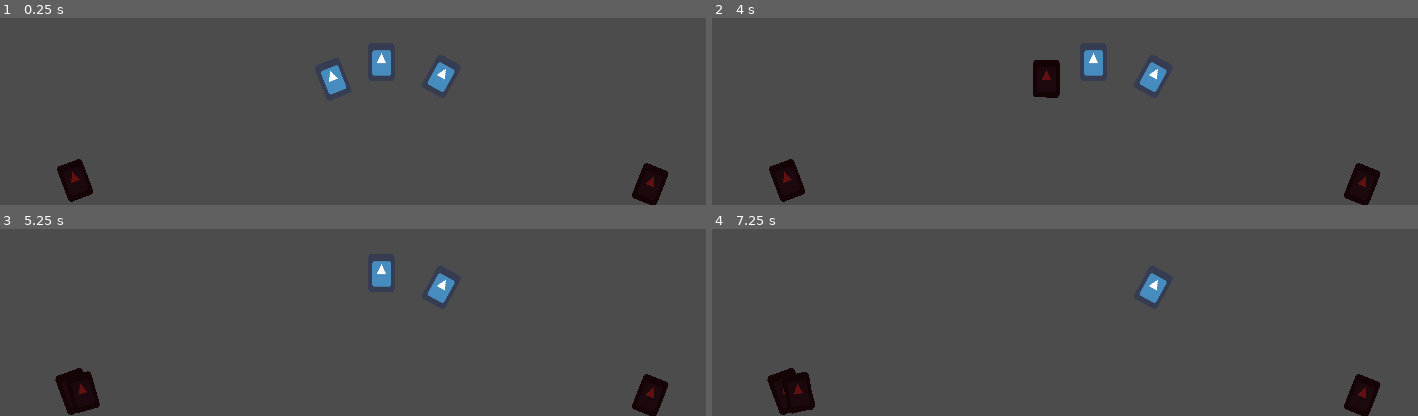
Above: before the commit, frames 1-4 (two rows, left to right).
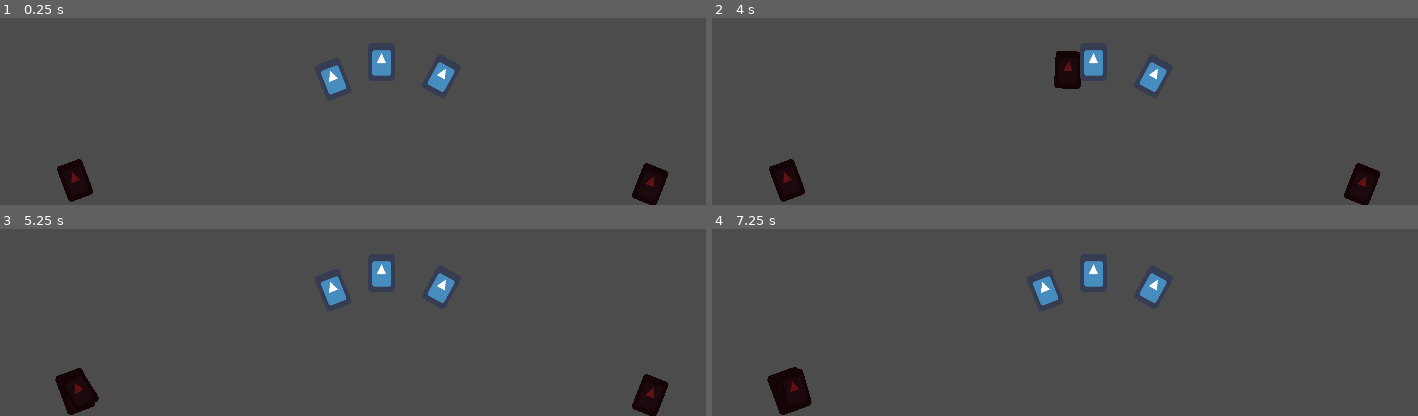
Above: after the commit, the same moments.

Repository: CiaranWoodward/LD52
Game: Godot game, scene res://Level/Level.tscn
The game is run twice, just before and just after one commit, with the same random seed, the same clock (stepped at 60 frames per second) and the same inputs. The engine's default icon, where the game draws it, is replaced by a stand-in: a white triangle on a blue panel in a dark square.
Inputs (mouse positions are in pixels of both pictures, inside the frame that each line leads up to):
- Up to frame 1 (0.25 s): no input
- Up to frame 2 (4 s): tap Enter at 0.5, 2, 3.5 s; move the mouse to (789, 180) at 0.52 s; click (789, 180) at 0.67 s; tap Space at 1.25, 2.75 s; click (789, 180) at 1.42 s; move the mouse to (1361, 184) at 2.02 s; click (1361, 184) at 2.17 s; click (1361, 184) at 2.92 s; move the mouse to (1043, 79) at 3.52 s; click (1043, 79) at 3.67 s
- Up to frame 3 (5.25 s): move the mouse to (77, 389) at 4.27 s; click (77, 389) at 4.42 s; move the mouse to (84, 391) at 5.02 s; click (84, 391) at 5.17 s
- Up to frame 4 (7.25 s): move the mouse to (1093, 273) at 5.77 s; click (1093, 273) at 5.92 s; move the mouse to (796, 389) at 6.52 s; click (796, 389) at 6.67 s

The runs differ from the first frame. In frame 2, 1.3% of the frame differs, in the area x 45-53%, y 17-43%; in frame 3, 0.5%; in frame 4, 1.7%, in the area x 10-95%, y 17-100%.

Commit message:
Add hand and discard pile, and create the card cycling mechanic

Diff:
--- a/Cards/Card.gd
+++ b/Cards/Card.gd
@@ -11,7 +11,8 @@
 
 export(Global.TransitionType) var reseatTrans = Global.TransitionType.BACK
 export(Global.EaseType) var reseatEase = Global.EaseType.IN
-export var reseatTime = 0.4
+export var reseatTimeLow = 0.4
+export var reseatTimeHigh = 0.6
 
 onready var growTween = Tween.new()
 onready var reseatTween = Tween.new()
@@ -21,6 +22,7 @@
 var reseat_target = null
 var reseat_offset = Vector2.ZERO
 var reseat_rotationoffset = 0
+var reseat_callback = null
 export var is_active = true setget set_active
 var mousehover_ignore = false setget set_mousehover_ignore
 
@@ -50,29 +52,43 @@
 		growTween.interpolate_property($Scaler, "scale", $Scaler.scale, Vector2.ONE, growTime, growTrans, growEase)
 		growTween.start()
 
-func reseat_to(target, delay=0.0, offset=Vector2.ZERO, rotationoffset=0.0):
+func instant_transfer(target):
+	if target == get_parent():
+		return
+	var pos = global_position
+	var rot = global_rotation
+	get_parent().remove_child(self)
+	target.add_child(self)
+	global_position = pos
+	global_rotation = rot
+
+func reseat_to(target, delay=0.0, offset=Vector2.ZERO, rotationoffset=0.0, callback=null):
 	reseat_target = target
 	reseat_offset = offset
 	reseat_rotationoffset = rotationoffset
+	reseat_callback = callback
+	var reseatTime = rand_range(reseatTimeLow, reseatTimeHigh)
 	set_mousehover_ignore(true)
 	reseatTween.stop_all()
 	reseatTween.interpolate_property(self, "global_position", global_position, target.global_position + offset, reseatTime, reseatTrans, reseatEase, delay)
 	reseatTween.interpolate_property(self, "global_rotation", global_rotation, target.global_rotation + rotationoffset, reseatTime, reseatTrans, reseatEase, delay)
 	reseatTween.interpolate_callback(self, reseatTime + delay, "_reseat_done")
 	reseatTween.start()
+	return reseatTime + delay
 
 func _reseat_done():
 	set_mousehover_ignore(false)
-	if !is_instance_valid(reseat_target):
+	if is_instance_valid(reseat_target) && reseat_target != get_parent():
+		position = reseat_offset
+		rotation = reseat_rotationoffset
+		get_parent().remove_child(self)
+		reseat_target.add_child(self)
+	if is_instance_valid(reseat_callback):
+		reseat_callback.call_deferred("call_func")
+
+func _on_MouseSelectArea_input_event(_viewport: Node, event: InputEvent, _shape_idx: int) -> void:
+	if !is_active:
 		return
-	if reseat_target == get_parent():
-		return
-	position = reseat_offset
-	rotation = reseat_rotationoffset
-	get_parent().remove_child(self)
-	reseat_target.add_child(self)
-
-func _on_MouseSelectArea_input_event(viewport: Node, event: InputEvent, shape_idx: int) -> void:
 	if event is InputEventMouseButton:
 		if event.button_index == BUTTON_LEFT:
 			if event.pressed:
--- a/UI/DiscardPile.gd
+++ b/UI/DiscardPile.gd
@@ -4,17 +4,20 @@
 export var rand_rotation: float = 0.3
 
 var current_offset: Vector2 = Vector2.ZERO
-var count: int setget ,count
+var count: int setget ,get_count
 
 # Called when the node enters the scene tree for the first time.
 func _ready() -> void:
 	pass # Replace with function body.
 
-func count() -> int:
+func get_count() -> int:
 	return get_child_count()
 
+func cards():
+	return get_children()
+
 func get_next_offset() -> Vector2:
-	return count() * spacing
+	return get_count() * spacing
 
 func get_random_rotation() -> float:
 	return rand_range(-rand_rotation, rand_rotation)
--- /dev/null
+++ b/UI/DrawPile.gd
@@ -0,0 +1,62 @@
+extends Position2D
+
+signal cards_added
+
+export var spacing: Vector2 = Vector2(9,1)
+export var rand_rotation: float = 0.3
+export var rand_add_delay: float = 0.3
+
+var current_offset: Vector2 = Vector2.ZERO
+var count: int setget _noset,get_count
+var adding_cards: bool = false setget _noset
+
+# Called when the node enters the scene tree for the first time.
+func _ready() -> void:
+	pass
+
+# generic setter which just asserts if setting something you shouldn't
+func _noset(_val):
+	assert(false)
+
+func get_count() -> int:
+	if adding_cards:
+		return 0
+	return get_child_count()
+
+func get_next_offset() -> Vector2:
+	return get_count() * spacing
+
+func get_random_rotation() -> float:
+	return rand_range(-rand_rotation, rand_rotation)
+
+func add_shuffled_cards(cards):
+	if adding_cards:
+		return
+	assert(get_count() == 0)
+	cards.shuffle()
+	var curcount = 0
+	var longest_delay = 0.0
+	var longest_reseat = null
+	adding_cards = true
+	for card in cards:
+		var delay = rand_range(0.0, rand_add_delay)
+		var offset = curcount * spacing
+		var rotate_offset = rand_range(-rand_rotation, rand_rotation)
+		var reseat_time
+		curcount += 1
+		reseat_time = card.reseat_to(self, delay, offset, rotate_offset)
+		if reseat_time > longest_delay:
+			longest_delay = reseat_time
+			longest_reseat = card
+	if is_instance_valid(longest_reseat):
+		longest_reseat.reseat_callback = funcref(self, "_cards_added")
+
+func _cards_added():
+	adding_cards = false
+	emit_signal("cards_added")
+
+func get_next_card() -> Card:
+	if get_count() == 0:
+		return null
+	var retcard: Card = get_child(0)
+	return retcard
--- a/UI/HUD.gd
+++ b/UI/HUD.gd
@@ -1,16 +1,55 @@
 extends Node2D
 
 onready var _discard = $DiscardPile
+onready var _draw = $DrawPile
+onready var _hand = $Hand
 
 # Called when the node enters the scene tree for the first time.
 func _ready() -> void:
-	$"HandLoc/1/Card".connect("card_clicked", self, "card_clicked")
-	$"HandLoc/2/Card2".connect("card_clicked", self, "card_clicked")
-	$"HandLoc/3/Card3".connect("card_clicked", self, "card_clicked")
+	randomize()
+	$"Hand/1/Card".connect("card_clicked", self, "card_clicked")
+	$"Hand/2/Card2".connect("card_clicked", self, "card_clicked")
+	$"Hand/3/Card3".connect("card_clicked", self, "card_clicked")
+	$"DiscardPile/Card4".connect("card_clicked", self, "card_clicked")
+	$"DrawPile/Card5".connect("card_clicked", self, "card_clicked")
+	$"DrawPile/Card6".connect("card_clicked", self, "card_clicked")
+	_draw.connect("cards_added", self, "_draw_replaced")
 
 func card_clicked(card):
 	discard(card)
 
 func discard(card: Card):
 	card.is_active = false
-	card.reseat_to(_discard, 0.0, _discard.get_next_offset(), _discard.get_random_rotation())
+	card.reseat_to(_discard, 0.0, _discard.get_next_offset(), _discard.get_random_rotation(), funcref(self, "_card_discarded"))
+
+func _card_discarded():
+	draw_card()
+
+func replace_draw():
+	if _draw.get_count() == 0:
+		_draw.add_shuffled_cards(_discard.cards())
+
+func _draw_replaced():
+	draw_card()
+
+func replace_hand():
+	replace_draw()
+	for slot in _hand.empty_slots():
+		_draw.get_next_card().reseat_to(slot)
+		replace_draw()
+
+func draw_card():
+	if _hand.empty_slot_count() == 0:
+		return
+	if _draw.get_count() == 0:
+		replace_draw()
+		return
+	#Immediately put the card in the hand for tracking, then animate it
+	var handslot = _hand.empty_slots()[0]
+	var card = _draw.get_next_card()
+	card.is_active = true
+	card.instant_transfer(handslot)
+	card.reseat_to(handslot, 0.0, Vector2.ZERO, 0.0, funcref(self, "_card_drawn"))
+
+func _card_drawn():
+	draw_card()
--- a/UI/HUD.tscn
+++ b/UI/HUD.tscn
@@ -1,8 +1,10 @@
-[gd_scene load_steps=4 format=2]
+[gd_scene load_steps=6 format=2]
 
 [ext_resource path="res://Cards/Card.tscn" type="PackedScene" id=1]
 [ext_resource path="res://UI/HUD.gd" type="Script" id=2]
 [ext_resource path="res://UI/DiscardPile.gd" type="Script" id=3]
+[ext_resource path="res://UI/DrawPile.gd" type="Script" id=4]
+[ext_resource path="res://UI/Hand.gd" type="Script" id=5]
 
 [node name="HUD" type="Node2D"]
 script = ExtResource( 2 )
@@ -18,26 +20,31 @@
 [node name="DrawPile" type="Position2D" parent="."]
 position = Vector2( 1666, 1031 )
 rotation = 0.374711
+script = ExtResource( 4 )
 
 [node name="Card5" parent="DrawPile" instance=ExtResource( 1 )]
 is_active = false
 
-[node name="HandLoc" type="Position2D" parent="."]
+[node name="Card6" parent="DrawPile" instance=ExtResource( 1 )]
+is_active = false
+
+[node name="Hand" type="Position2D" parent="."]
 position = Vector2( 1021, 826 )
+script = ExtResource( 5 )
 
-[node name="1" type="Position2D" parent="HandLoc"]
+[node name="1" type="Position2D" parent="Hand"]
 position = Vector2( -116, -48 )
 rotation = -0.376973
 
-[node name="Card" parent="HandLoc/1" instance=ExtResource( 1 )]
+[node name="Card" parent="Hand/1" instance=ExtResource( 1 )]
 
-[node name="2" type="Position2D" parent="HandLoc"]
+[node name="2" type="Position2D" parent="Hand"]
 position = Vector2( 0, -89 )
 
-[node name="Card2" parent="HandLoc/2" instance=ExtResource( 1 )]
+[node name="Card2" parent="Hand/2" instance=ExtResource( 1 )]
 
-[node name="3" type="Position2D" parent="HandLoc"]
+[node name="3" type="Position2D" parent="Hand"]
 position = Vector2( 144, -55 )
 rotation = 0.50306
 
-[node name="Card3" parent="HandLoc/3" instance=ExtResource( 1 )]
+[node name="Card3" parent="Hand/3" instance=ExtResource( 1 )]
--- /dev/null
+++ b/UI/Hand.gd
@@ -0,0 +1,31 @@
+extends Position2D
+
+
+
+# Called when the node enters the scene tree for the first time.
+func _ready() -> void:
+	pass # Replace with function body.
+
+func slots() -> int:
+	return get_child_count()
+
+func empty_slot_count() -> int:
+	var count = 0
+	for child in get_children():
+		if child.get_child_count() == 0:
+			count += 1
+	return count
+
+func full_slot_count() -> int:
+	var count = 0
+	for child in get_children():
+		if child.get_child_count() > 0:
+			count += 1
+	return count
+
+func empty_slots() -> Array:
+	var arr = []
+	for child in get_children():
+		if child.get_child_count() == 0:
+			arr.append(child)
+	return arr
--- a/project.godot
+++ b/project.godot
@@ -28,6 +28,10 @@
 
 Global="*res://Global.gd"
 
+[debug]
+
+settings/stdout/print_fps=true
+
 [display]
 
 window/size/width=1920
